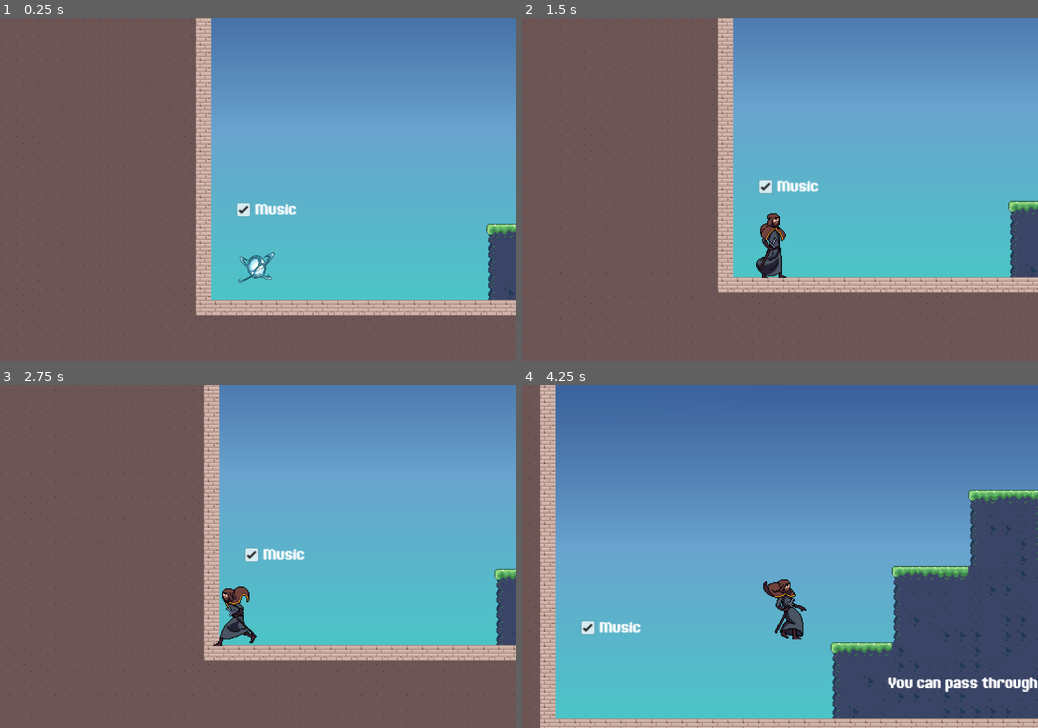
Above: before the commit, frames 1-4 (two rows, left to right).
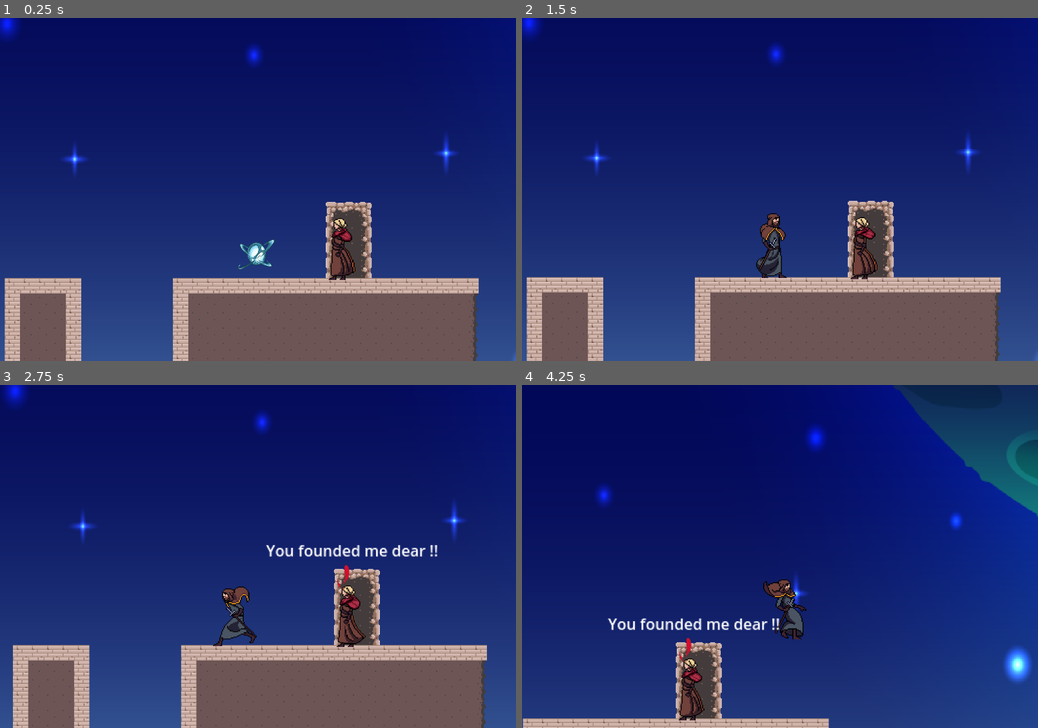
Above: after the commit, the same moments.

Repository: niranjansthaa11-code/Platformer-game
Game: Godot game, scene res://Assets/Area/Scenes/area_1.tscn
Two runs of this game, one before a commit and one after it. Both use one fixed random seed, a clock stepped at 60 frames per second and the inputs below.
Inputs:
- Up to frame 1 (0.25 s): no input
- Up to frame 2 (1.5 s): tap Enter at 0.5 s; hold Right (right) from 0.53 s (still down); tap Down (attack) at 0.6 s; tap Up (jump) at 0.77 s; tap Alt at 1.35 s
- Up to frame 3 (2.75 s): tap Up (jump) at 1.52 s; release Right (right) at 2.03 s; hold Left (left) from 2.03 s (still down); tap Shift at 2.1 s
- Up to frame 4 (4.25 s): release Left (left) at 2.78 s; hold Right (right) from 2.78 s (still down); tap Down (attack) at 2.85 s; tap Up (jump) at 3.02, 3.77 s; tap Alt at 3.6 s

The runs differ from the first frame. In frame 1, 91% of the frame differs, in the area x 0-100%, y 0-100%; in frame 2, 85%; in frame 3, 85%; in frame 4, 98%.

Commit message:
i made the ending of this level of the game with lovely song

Diff:
--- a/Assets/Area/Scenes/Music_Manager.tscn
+++ b/Assets/Area/Scenes/Music_Manager.tscn
@@ -8,5 +8,5 @@
 
 [node name="AudioStreamPlayer" type="AudioStreamPlayer" parent="."]
 stream = ExtResource("2_48ib0")
-volume_db = -40.0
+volume_db = -20.0
 autoplay = true
--- a/Assets/Area/Scenes/area_1.tscn
+++ b/Assets/Area/Scenes/area_1.tscn
@@ -509,7 +509,7 @@
 position = Vector2(35, -89)
 
 [node name="Player" parent="." instance=ExtResource("2_61qy2")]
-position = Vector2(53, -34)
+position = Vector2(3229, -481)
 
 [node name="ParallaxBackground" parent="." instance=ExtResource("3_hlyj4")]
 
--- a/Assets/Area/Scenes/player.tscn
+++ b/Assets/Area/Scenes/player.tscn
@@ -367,4 +367,3 @@
 
 [node name="JumpSound" type="AudioStreamPlayer2D" parent="."]
 stream = ExtResource("17_vyfjt")
-volume_db = -25.386
--- /dev/null
+++ b/Assets/Area/Scenes/player_gf.gd
@@ -0,0 +1,25 @@
+extends CharacterBody2D
+
+@onready var heart_anim = $AnimatedSprite2D2
+@onready var meetup_song = $Romantic
+@onready var meetup = $Label
+
+
+
+func _ready():
+	heart_anim.hide()
+	heart_anim.stop()
+	meetup.hide()
+
+func _on_area_2d_body_entered(body: Node2D) -> void:
+	if body.name == 'player' or body.name == 'Player':
+		heart_anim.show()
+		heart_anim.play()
+		meetup.show()
+		MusicManager.stop_music()
+		meetup_song.play()
+
+
+
+
+	pass # Replace with function body.
--- a/Assets/Area/Scenes/player_gf.tscn
+++ b/Assets/Area/Scenes/player_gf.tscn
@@ -1,6 +1,9 @@
-[gd_scene load_steps=10 format=3 uid="uid://bvqdymfomuwic"]
+[gd_scene load_steps=27 format=3 uid="uid://bvqdymfomuwic"]
 
 [ext_resource type="Texture2D" uid="uid://c20iteqnrfl3i" path="res://Assets/Sprites/gf_of_the player/Idle.png" id="1_2em0x"]
+[ext_resource type="Script" uid="uid://da1uikjiu2dsp" path="res://Assets/Area/Scenes/player_gf.gd" id="1_87cbn"]
+[ext_resource type="Texture2D" uid="uid://y5c3yi0xgakq" path="res://Assets/Sprites/gf_of_the player/Sprite_Sheets_Heart__Ready_for_games-removebg-preview.png" id="2_tlsn4"]
+[ext_resource type="AudioStream" uid="uid://px4fvo5ql1cc" path="res://Assets/MUSIC/romantic_meetup.mp3" id="4_4n463"]
 
 [sub_resource type="AtlasTexture" id="AtlasTexture_tlsn4"]
 atlas = ExtResource("1_2em0x")
@@ -59,15 +62,136 @@
 "speed": 12.0
 }]
 
+[sub_resource type="RectangleShape2D" id="RectangleShape2D_4n463"]
+size = Vector2(43.25, 65)
+
+[sub_resource type="AtlasTexture" id="AtlasTexture_upl11"]
+atlas = ExtResource("2_tlsn4")
+region = Rect2(20, 34, 148, 124)
+
+[sub_resource type="AtlasTexture" id="AtlasTexture_kx02d"]
+atlas = ExtResource("2_tlsn4")
+region = Rect2(168, 34, 148, 124)
+
+[sub_resource type="AtlasTexture" id="AtlasTexture_8pojy"]
+atlas = ExtResource("2_tlsn4")
+region = Rect2(316, 34, 148, 124)
+
+[sub_resource type="AtlasTexture" id="AtlasTexture_u5148"]
+atlas = ExtResource("2_tlsn4")
+region = Rect2(464, 34, 148, 124)
+
+[sub_resource type="AtlasTexture" id="AtlasTexture_fov14"]
+atlas = ExtResource("2_tlsn4")
+region = Rect2(20, 158, 148, 124)
+
+[sub_resource type="AtlasTexture" id="AtlasTexture_srnct"]
+atlas = ExtResource("2_tlsn4")
+region = Rect2(168, 158, 148, 124)
+
+[sub_resource type="AtlasTexture" id="AtlasTexture_65nxo"]
+atlas = ExtResource("2_tlsn4")
+region = Rect2(316, 158, 148, 124)
+
+[sub_resource type="AtlasTexture" id="AtlasTexture_bwlte"]
+atlas = ExtResource("2_tlsn4")
+region = Rect2(464, 158, 148, 124)
+
+[sub_resource type="AtlasTexture" id="AtlasTexture_jw7fg"]
+atlas = ExtResource("2_tlsn4")
+region = Rect2(20, 282, 148, 124)
+
+[sub_resource type="AtlasTexture" id="AtlasTexture_yhbww"]
+atlas = ExtResource("2_tlsn4")
+region = Rect2(168, 282, 148, 124)
+
+[sub_resource type="AtlasTexture" id="AtlasTexture_ipbl0"]
+atlas = ExtResource("2_tlsn4")
+region = Rect2(316, 282, 148, 124)
+
+[sub_resource type="AtlasTexture" id="AtlasTexture_tbiy5"]
+atlas = ExtResource("2_tlsn4")
+region = Rect2(464, 282, 148, 124)
+
+[sub_resource type="SpriteFrames" id="SpriteFrames_nhdq1"]
+animations = [{
+"frames": [{
+"duration": 0.5,
+"texture": SubResource("AtlasTexture_upl11")
+}, {
+"duration": 0.5,
+"texture": SubResource("AtlasTexture_kx02d")
+}, {
+"duration": 0.5,
+"texture": SubResource("AtlasTexture_8pojy")
+}, {
+"duration": 0.5,
+"texture": SubResource("AtlasTexture_u5148")
+}, {
+"duration": 0.5,
+"texture": SubResource("AtlasTexture_fov14")
+}, {
+"duration": 0.5,
+"texture": SubResource("AtlasTexture_srnct")
+}, {
+"duration": 0.5,
+"texture": SubResource("AtlasTexture_65nxo")
+}, {
+"duration": 0.5,
+"texture": SubResource("AtlasTexture_bwlte")
+}, {
+"duration": 0.5,
+"texture": SubResource("AtlasTexture_jw7fg")
+}, {
+"duration": 0.5,
+"texture": SubResource("AtlasTexture_yhbww")
+}, {
+"duration": 0.5,
+"texture": SubResource("AtlasTexture_ipbl0")
+}, {
+"duration": 0.5,
+"texture": SubResource("AtlasTexture_tbiy5")
+}],
+"loop": true,
+"name": &"default",
+"speed": 12.0
+}]
+
 [node name="player_gf" type="CharacterBody2D"]
+script = ExtResource("1_87cbn")
 
 [node name="piviot" type="Node2D" parent="."]
 
 [node name="AnimatedSprite2D" type="AnimatedSprite2D" parent="piviot"]
-position = Vector2(-5, -64)
+position = Vector2(-17, -62)
 scale = Vector2(1.031, 1.031)
 sprite_frames = SubResource("SpriteFrames_upl11")
 animation = &"idle"
 autoplay = "idle"
 frame_progress = 0.4200637
 flip_h = true
+
+[node name="Area2D" type="Area2D" parent="piviot"]
+
+[node name="CollisionShape2D" type="CollisionShape2D" parent="piviot/Area2D"]
+position = Vector2(-14.375, -31)
+shape = SubResource("RectangleShape2D_4n463")
+
+[node name="AnimatedSprite2D2" type="AnimatedSprite2D" parent="."]
+position = Vector2(-10.000004, -73)
+scale = Vector2(0.31451616, 0.31451613)
+sprite_frames = SubResource("SpriteFrames_nhdq1")
+frame_progress = 0.63361144
+
+[node name="Romantic" type="AudioStreamPlayer" parent="."]
+stream = ExtResource("4_4n463")
+volume_db = -15.0
+
+[node name="Label" type="Label" parent="."]
+offset_left = -91.0
+offset_top = -109.0
+offset_right = 89.0
+offset_bottom = -86.0
+text = "You founded me dear !!"
+
+[connection signal="body_entered" from="piviot/Area2D" to="." method="_on_area_2d_body_entered"]
--- a/Assets/Scripts/music_box.gd
+++ b/Assets/Scripts/music_box.gd
@@ -1,19 +1,17 @@
 extends CheckBox
 
 func _ready() -> void:
-	# This ensures the CheckBox matches the music state when the menu opens
-	# If music is NOT paused, the button should be CHECKED
+
 	if MusicManager.has_method("is_paused"):
 		button_pressed = not MusicManager.is_paused()
 	else:
-		# Fallback if you haven't made an is_paused function yet:
+
 		button_pressed = true
 
 func _on_toggled(toggled_on: bool) -> void:
-	# 1. Update the MusicManager
+
 	MusicManager.set_paused(not toggled_on)
 
-	# 2. Feedback for debugging
 	if toggled_on:
 		print("Music Unmuted")
 	else:
Not shown, added: Assets/Area/Scenes/player_gf.gd.uid
Not shown, added: Assets/MUSIC/romantic_meetup.mp3.import
Binary file added: Assets/Sprites/gf_of_the player/Sprite_Sheets_Heart__Ready_for_games-removebg-preview.png
Not shown, added: Assets/Sprites/gf_of_the player/Sprite_Sheets_Heart__Ready_for_games-removebg-preview.png.import
Not shown, added: Assets/MUSIC/romantic_meetup.mp3
